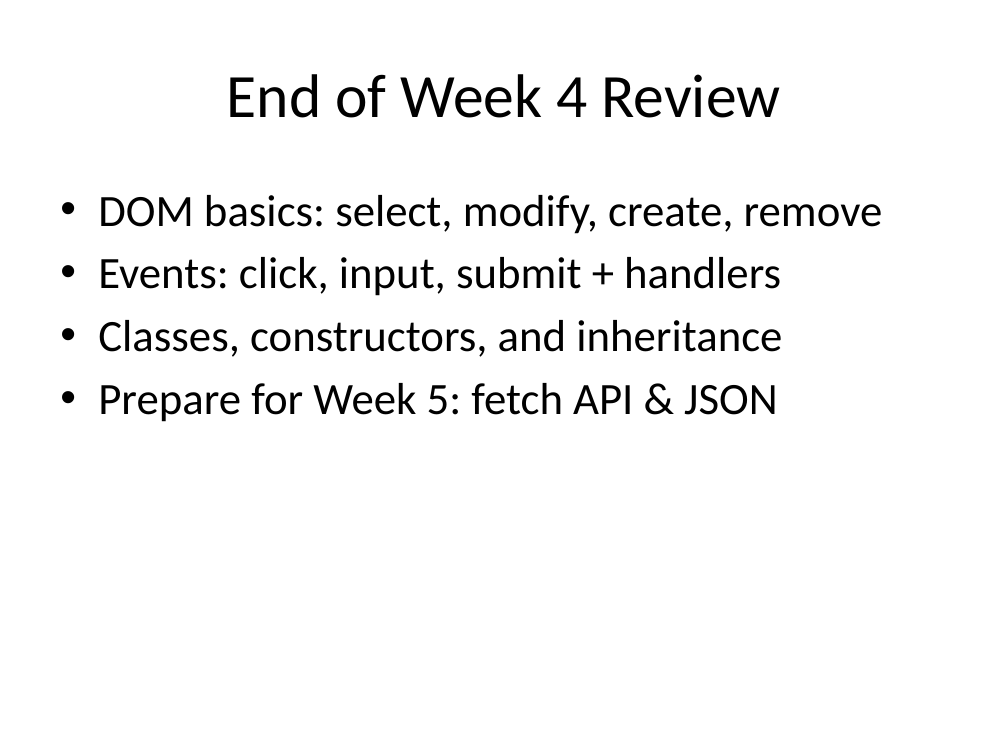
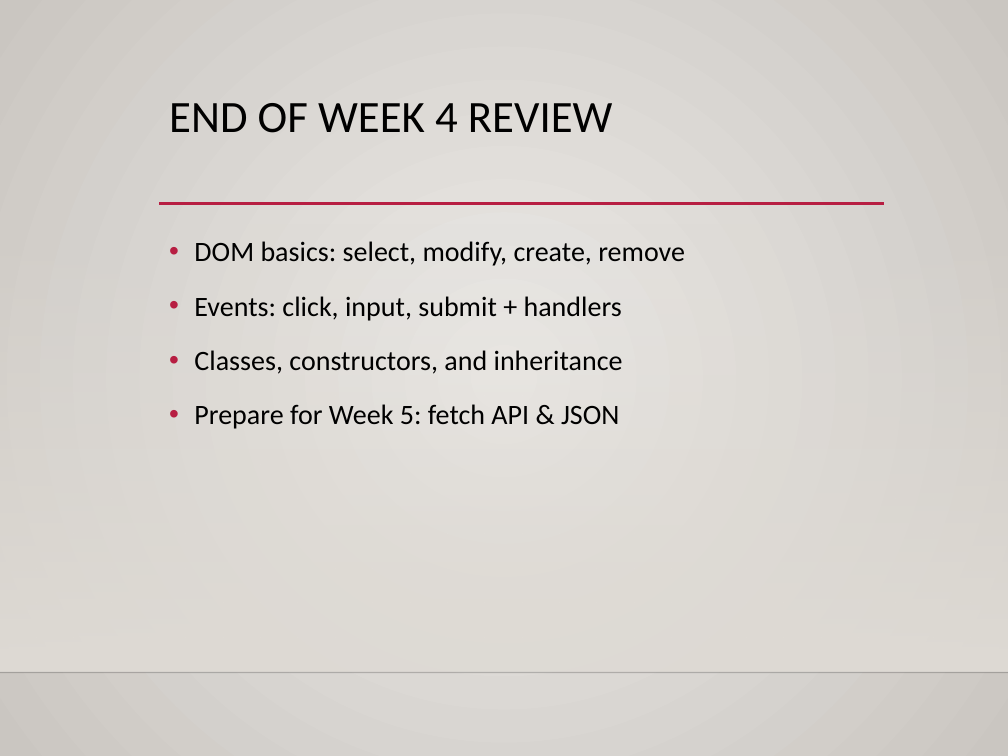
Before and after one commit to dtarvin/JavaScript-Class, a slide deck: slide 19 of slides for class/JS_Week4_Slides.pptx. Drawn at 1008x756 pixels with LibreOffice and Linux fonts; fonts in the diff are those of the drawing; background and template pictures are left out. Boxes give left, top, right and bottom in pixels: in the first picture for what was removed or moved away, otherwise in the second. Text is boxed around its words. In the diff, an @@ line names an element or a change of style, - is before the commit and + after.

Commit message:
formatting slides and editing slides

```diff
--- a/slides for class/JS_Week4_Slides.pptx
+++ b/slides for class/JS_Week4_Slides.pptx
@@ background #FFFFFF to gradient #ECEAE7 to #CAC7C1 @@
@@ title "END OF WEEK 4 REVIEW" at box(169, 103, 613, 133): vertical alignment middle to top @@
@@ title at box(169, 103, 613, 133): text changed; size 44 to 32 pt @@
-End of Week 4 Review
+END OF WEEK 4 REVIEW
@@ line added from (159, 204) to (884, 204), #B71E42 2.5 pt @@
@@ rectangle added at box(0, 222, 1008, 671), fill gradient #DFDBD5 @@
@@ text "DOM basics: select, modify, create, ...": place and size @@
-text "DOM basics: select, modify, create, ..." at box(98, 195, 883, 422)
+text "DOM basics: select, modify, create, ..." at box(194, 241, 685, 429)
@@ text "DOM basics: select, modify, create, ..." at box(194, 241, 685, 429): size 32 to 20 pt; indent changed; line spacing 1 to 1.2; more space between paragraphs @@
@@ line added from (0, 672) to (1008, 672), #000001 1 pt @@
```
Also in this commit, not shown: 18 other slides changed, 28 other files.
